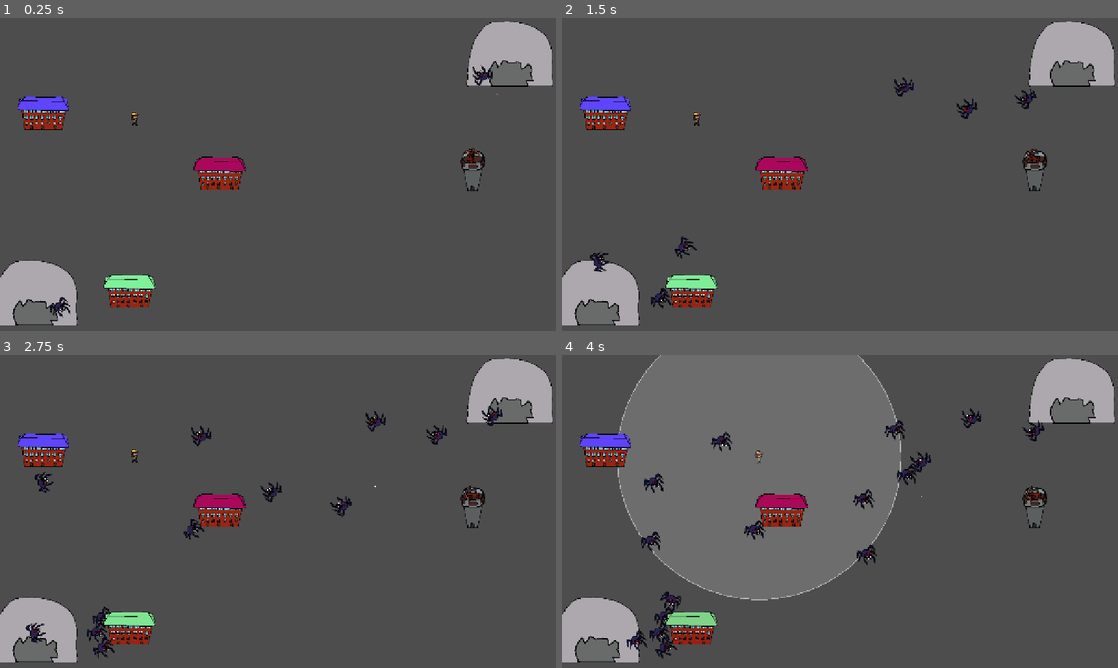
Above: before the commit, frames 1-4 (two rows, left to right).
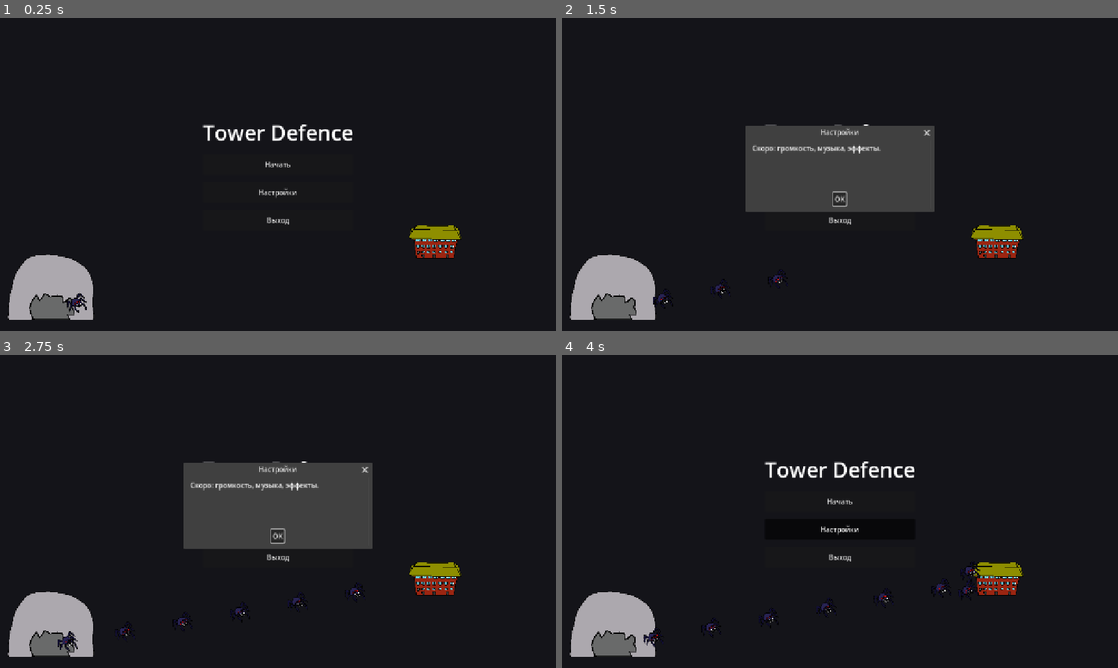
Above: after the commit, the same moments.

Repository: ternaryCat/ldjam59
Game: Godot game, scene res://components/menu.tscn
The game is run twice, just before and just after one commit, with the same random seed, the same clock (stepped at 60 frames per second) and the same inputs. Before the commit the project starts from res://components/level.tscn.
Inputs (mouse positions are in pixels of both pictures, inside the frame that each line leads up to):
- Up to frame 1 (0.25 s): no input
- Up to frame 2 (1.5 s): click (840, 193) at 0.5 s, where only the run after the commit has a clickable "Настройки"; click (840, 165) at 1.25 s, where only the run after the commit has a clickable "Начать"
- Up to frame 3 (2.75 s): click (278, 502) at 2 s, where only the run after the commit has a clickable "Начать"
- Up to frame 4 (4 s): click (840, 536) at 2.75 s, where only the run after the commit has a clickable "OK"; hold D (right) from 3.53 s (still down); hold Space (activate) from 3.53 s (still down)

The runs differ from the first frame. In frame 1, 98% of the frame differs, in the area x 0-100%, y 0-100%; in frame 2, 90%; in frame 3, 90%; in frame 4, 97%.

Commit message:
add menu

Diff:
--- /dev/null
+++ b/components/menu.tscn
@@ -0,0 +1,69 @@
+[gd_scene format=3 uid="uid://drgmy1sggay45"]
+
+[ext_resource type="Script" uid="uid://dsi5srk7tnstj" path="res://components/menu/menu.gd" id="1_menu"]
+[ext_resource type="PackedScene" uid="uid://qllk5gttkw2r" path="res://components/level/spawner.tscn" id="2_np6pp"]
+[ext_resource type="PackedScene" uid="uid://cmre6hhliwtpl" path="res://components/level/building.tscn" id="3_mwg2q"]
+
+[node name="Menu" type="Node2D" unique_id=1431519264]
+script = ExtResource("1_menu")
+
+[node name="ui" type="CanvasLayer" parent="." unique_id=504597385]
+
+[node name="background" type="ColorRect" parent="ui" unique_id=1510740077]
+anchors_preset = 15
+anchor_right = 1.0
+anchor_bottom = 1.0
+grow_horizontal = 2
+grow_vertical = 2
+mouse_filter = 2
+color = Color(0.08, 0.08, 0.1, 1)
+
+[node name="center" type="CenterContainer" parent="ui" unique_id=75902685]
+anchors_preset = 15
+anchor_right = 1.0
+anchor_bottom = 1.0
+grow_horizontal = 2
+grow_vertical = 2
+
+[node name="vbox" type="VBoxContainer" parent="ui/center" unique_id=1408582365]
+layout_mode = 2
+theme_override_constants/separation = 16
+
+[node name="title" type="Label" parent="ui/center/vbox" unique_id=1762178663]
+layout_mode = 2
+theme_override_font_sizes/font_size = 48
+text = "Tower Defence"
+horizontal_alignment = 1
+
+[node name="start" type="Button" parent="ui/center/vbox" unique_id=646835790]
+custom_minimum_size = Vector2(240, 48)
+layout_mode = 2
+text = "Начать"
+
+[node name="settings" type="Button" parent="ui/center/vbox" unique_id=538002535]
+custom_minimum_size = Vector2(240, 48)
+layout_mode = 2
+text = "Настройки"
+
+[node name="quit" type="Button" parent="ui/center/vbox" unique_id=1501449431]
+custom_minimum_size = Vector2(240, 48)
+layout_mode = 2
+text = "Выход"
+
+[node name="settings_dialog" type="AcceptDialog" parent="ui" unique_id=2045776665]
+title = "Настройки"
+size = Vector2i(420, 160)
+dialog_text = "Скоро: громкость, музыка, эффекты."
+
+[node name="spawner" parent="ui" unique_id=1588589298 instance=ExtResource("2_np6pp")]
+position = Vector2(116, 665)
+max_spawns = 40
+
+[node name="building" parent="ui" unique_id=1782493252 instance=ExtResource("3_mwg2q")]
+position = Vector2(1005, 513)
+max_hp = 999999999
+roof_color = Color(0.5577072, 0.5573487, 5.7756904e-07, 1)
+
+[connection signal="pressed" from="ui/center/vbox/start" to="." method="_on_start_pressed"]
+[connection signal="pressed" from="ui/center/vbox/settings" to="." method="_on_settings_pressed"]
+[connection signal="pressed" from="ui/center/vbox/quit" to="." method="_on_quit_pressed"]
--- /dev/null
+++ b/components/menu/menu.gd
@@ -0,0 +1,15 @@
+extends Node2D
+
+@onready var _settings_dialog: AcceptDialog = $ui/settings_dialog
+
+
+func _on_start_pressed() -> void:
+	get_tree().change_scene_to_file("res://components/level.tscn")
+
+
+func _on_settings_pressed() -> void:
+	_settings_dialog.popup_centered()
+
+
+func _on_quit_pressed() -> void:
+	get_tree().quit()
--- a/project.godot
+++ b/project.godot
@@ -11,7 +11,7 @@
 [application]
 
 config/name="tower defence ldjam59"
-run/main_scene="uid://cdhnni4o462rc"
+run/main_scene="uid://drgmy1sggay45"
 config/features=PackedStringArray("4.6", "GL Compatibility")
 config/icon="res://icon.svg"
 
Not shown, added: components/menu/menu.gd.uid
